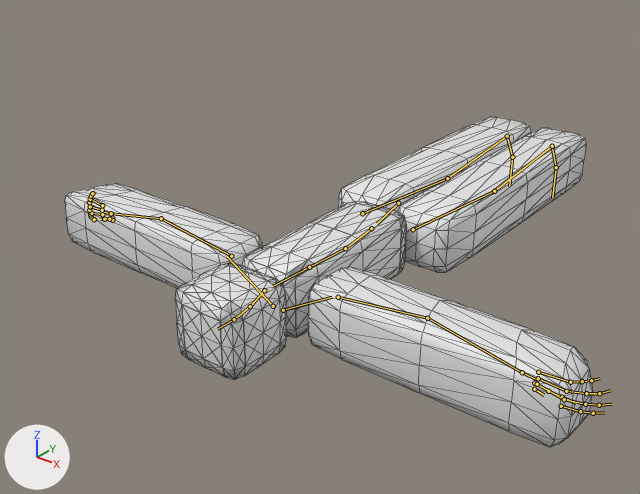
One commit to the glTF model workspace/020_human-bone-animation/models/voxel-human-walk-fix-roll.gltf: the scene before it, then after it.
The view is the same before and after, from a camera (50 mm lens) standing at (1.45, -3.23, 1.18) and looking at (-0.2, -1.17, -0.1). Lighting does not change. The marker at lower left points along +X, +Y and +Z. The bones that bend it are drawn over the model as lines. Mesh edges are drawn as thin lines.
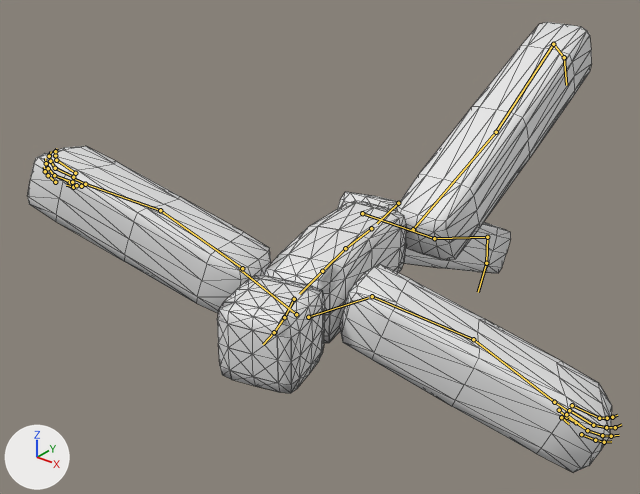
The newer file adds an action. The first version stands in its rest pose; the second is drawn at frame 12 of the action 'Walk'.

Changed parts and their boxes (x1, y1, x2, y2) in the pictures (640 x 494 px):
'Cube', posed (11% wider, 37% taller)
    before: (65, 117, 592, 447)
    after: (27, 22, 612, 473)
bone 'spine.002', root to tip
    before: (345, 248) to (309, 267)
    after: (345, 248) to (322, 271)
bone 'upper_arm.L', root to tip
    before: (338, 297) to (427, 318)
    after: (372, 296) to (473, 339)
bone 'upper_arm.R', root to tip
    before: (231, 256) to (161, 218)
    after: (242, 268) to (160, 210)
bone 'thigh.L', root to tip
    before: (413, 229) to (494, 191)
    after: (413, 229) to (496, 132)
bone 'thigh.R', root to tip
    before: (362, 213) to (447, 178)
    after: (362, 213) to (434, 238)

What changed in the scene script:
```text
Change bone_spine_002:
    where bone_spine_002 = bpy.data.objects['metarig'].pose.bones['spine.002']  # child of 'spine.001'
    bone_spine_002.rotation_quaternion: (1.0, 0.0, 0.0, 0.0) -> (0.991, 0.0, 0.0, -0.131)  # degrees (0, 0, 0) -> degrees (0, 0, -15)
Change bone_upper_arm_l:
    where bone_upper_arm_l = bpy.data.objects['metarig'].pose.bones['upper_arm.L']  # child of 'shoulder.L'
    bone_upper_arm_l.rotation_quaternion: (1.0, 0.0, 0.0, 0.0) -> (0.985, 0.0, 0.0, -0.174)  # degrees (0, 0, 0) -> degrees (0, 0, -20)
Change bone_upper_arm_r:
    where bone_upper_arm_r = bpy.data.objects['metarig'].pose.bones['upper_arm.R']  # child of 'shoulder.R'
    bone_upper_arm_r.rotation_quaternion: (1.0, 0.0, 0.0, 0.0) -> (0.985, 0.0, 0.0, -0.174)  # degrees (0, 0, 0) -> degrees (0, 0, -20)
Change bone_thigh_l:
    where bone_thigh_l = bpy.data.objects['metarig'].pose.bones['thigh.L']  # child of 'spine'
    bone_thigh_l.rotation_quaternion: (1.0, 0.0, 0.0, 0.0) -> (0.976, 0.216, 0.0, 0.0)  # degrees (0, 0, 0) -> degrees (25, 0, 0)
Change bone_thigh_r:
    where bone_thigh_r = bpy.data.objects['metarig'].pose.bones['thigh.R']  # child of 'spine'
    bone_thigh_r.rotation_quaternion: (1.0, 0.0, 0.0, 0.0) -> (-0.976, 0.216, 0.0, 0.0)  # degrees (0, 0, 0) -> degrees (-25, 0, 0)
```
